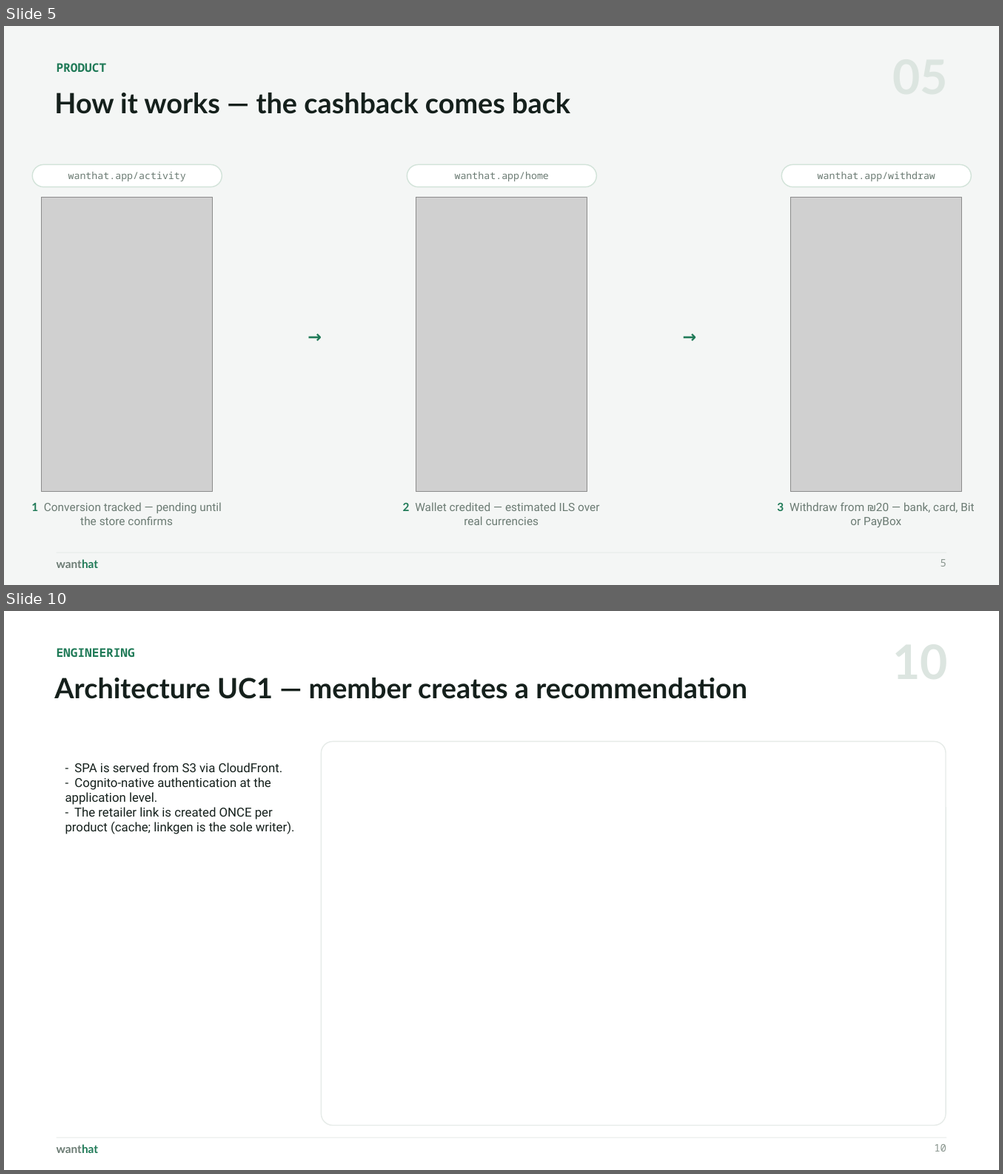
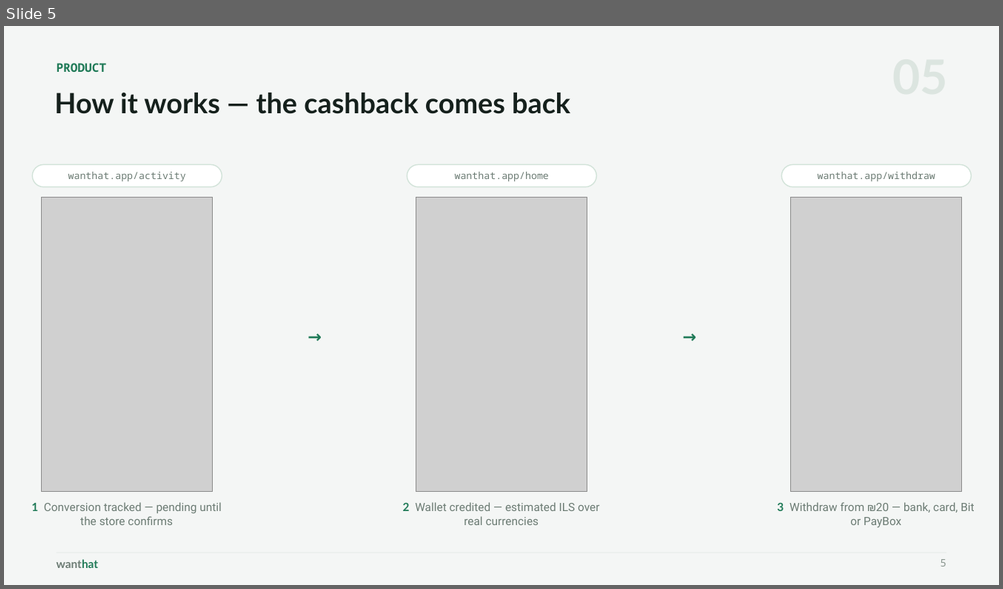
Before and after one commit to wanthat-app/monorepo, a slide deck: slides/wanthat-presentation.pptx. Shown one above the other, each under a label of ours: slides 5 and 10 before the commit, slide 5 after it; the slides between them are not shown. The pictures are 1003x1174 and 1003x589 pixels, drawn with LibreOffice and Linux fonts; fonts in the diff are those of the drawing; grey boxes stand for pictures. Boxes give left, top, right and bottom in pixels: in the first picture for what was removed or moved away, otherwise in the second. Text is boxed around its words. In the diff, an @@ line names an element or a change of style, - is before the commit and + after.

```diff
--- a/slides/wanthat-presentation.pptx
+++ b/slides/wanthat-presentation.pptx
@@ slide 10 removed at <box>4,611,999,1170</box>, background #FFFFFF @@
@@ text removed at <box>57,648,135,657</box> @@
-ENGINEERING
@@ text removed at <box>54,678,747,699</box> @@
-Architecture UC1 — member creates a recommendation
@@ rounded rectangle removed at <box>321,741,945,1126</box> @@
@@ text removed at <box>65,763,295,834</box> @@
-- SPA is served from S3 via CloudFront.
-- Cognito-native authentication at the application level.
-- The retailer link is created ONCE per product (cache; linkgen is the sole writer).
@@ rectangle removed at <box>57,1138,946,1139</box> @@
@@ text removed at <box>57,1145,99,1153</box> @@
-wanthat
@@ text removed at <box>933,1145,946,1152</box> @@
-10
```
Also in this commit, not shown: 2 slides changed, 9 slides added, 8 other slides removed, 3 other files.
